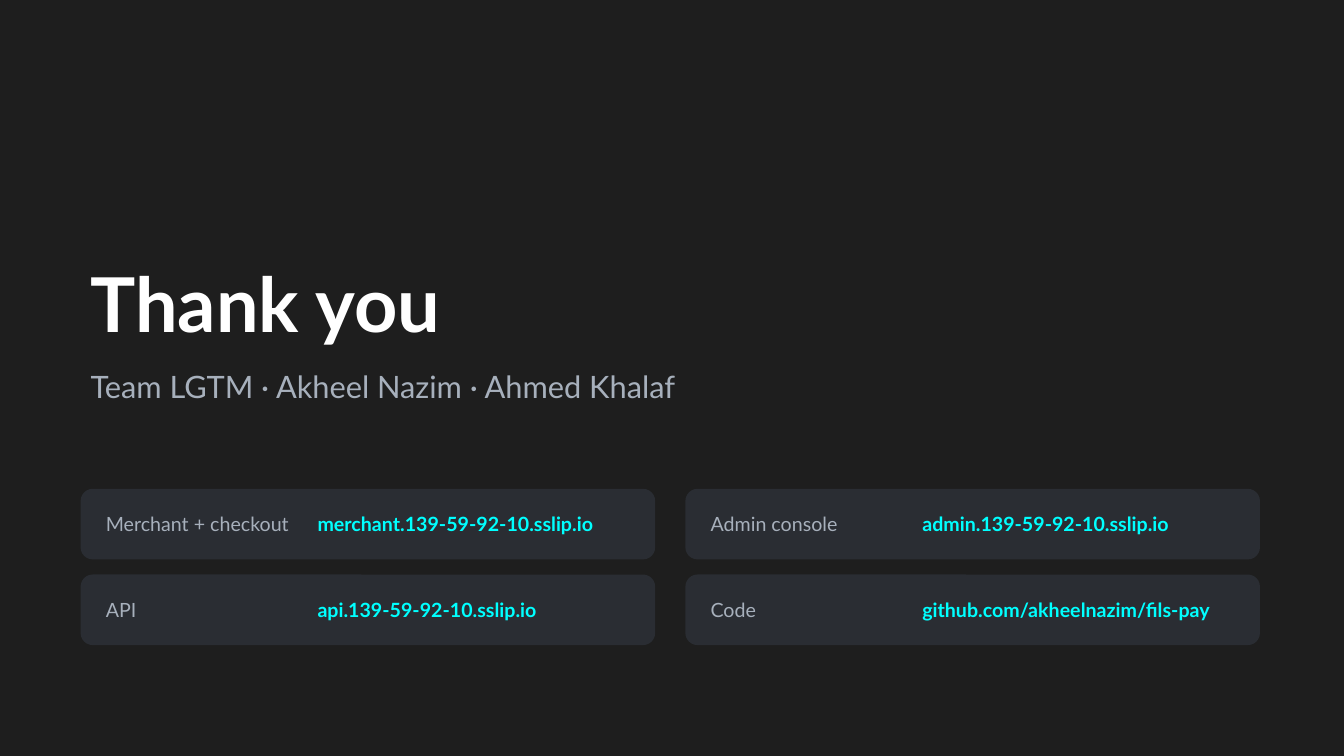
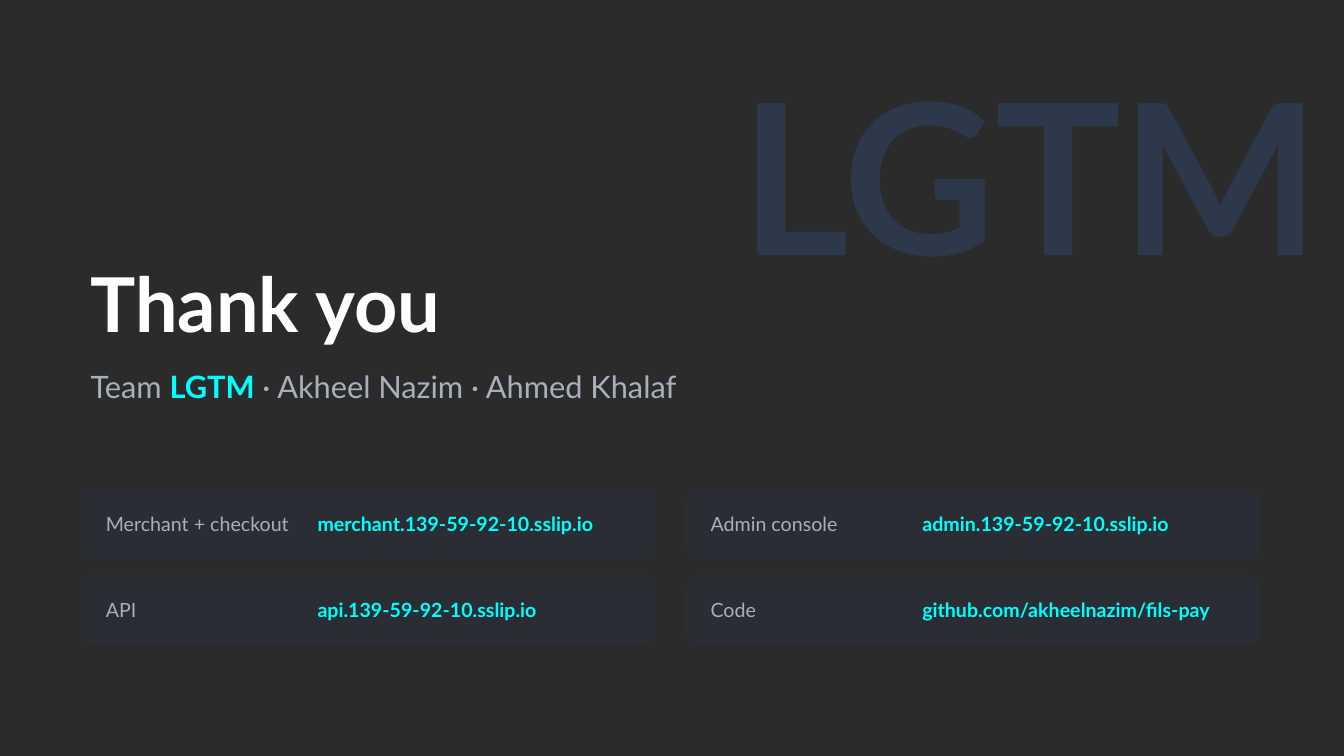
Before and after one commit to akheelnazim/fils-pay, a slide deck: slide 12 of submission/LGTM_FilsPay_Slides.pptx (slide 13 before the commit). Drawn at 1344x756 pixels with LibreOffice and Linux fonts; fonts in the diff are those of the drawing; background and template pictures are left out; a plain dark background stands for a picture behind light text. Boxes give left, top, right and bottom in pixels: in the first picture for what was removed or moved away, otherwise in the second. Text is boxed around its words. In the diff, an @@ line names an element or a change of style, - is before the commit and + after.

```diff
--- a/submission/LGTM_FilsPay_Slides.pptx
+++ b/submission/LGTM_FilsPay_Slides.pptx
@@ background #1E1E1E to picture (left out) @@
@@ text added at (524, 40, 1321, 302), 150 pt, text #3D8BFF at 14% opacity, bold @@
+LGTM
@@ text "Team LGTM · Akheel Nazim ..." at (91, 375, 676, 399): text colour #A7B0BC to #00FFFF, bold on in "LGTM" @@
```
Also in this commit, not shown: 12 other slides changed, 3 slides added, 2 slides removed, 21 other files.
